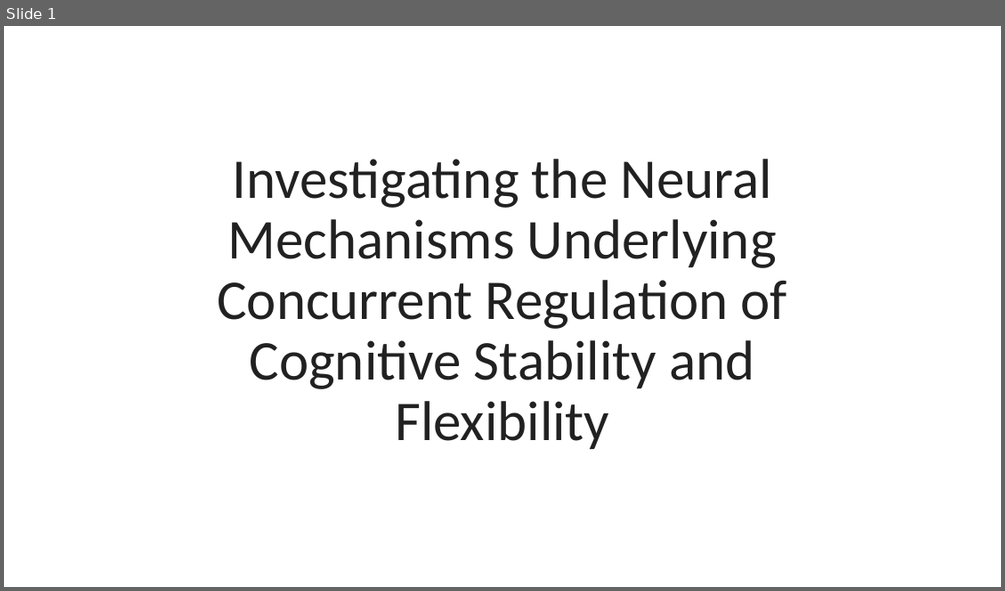
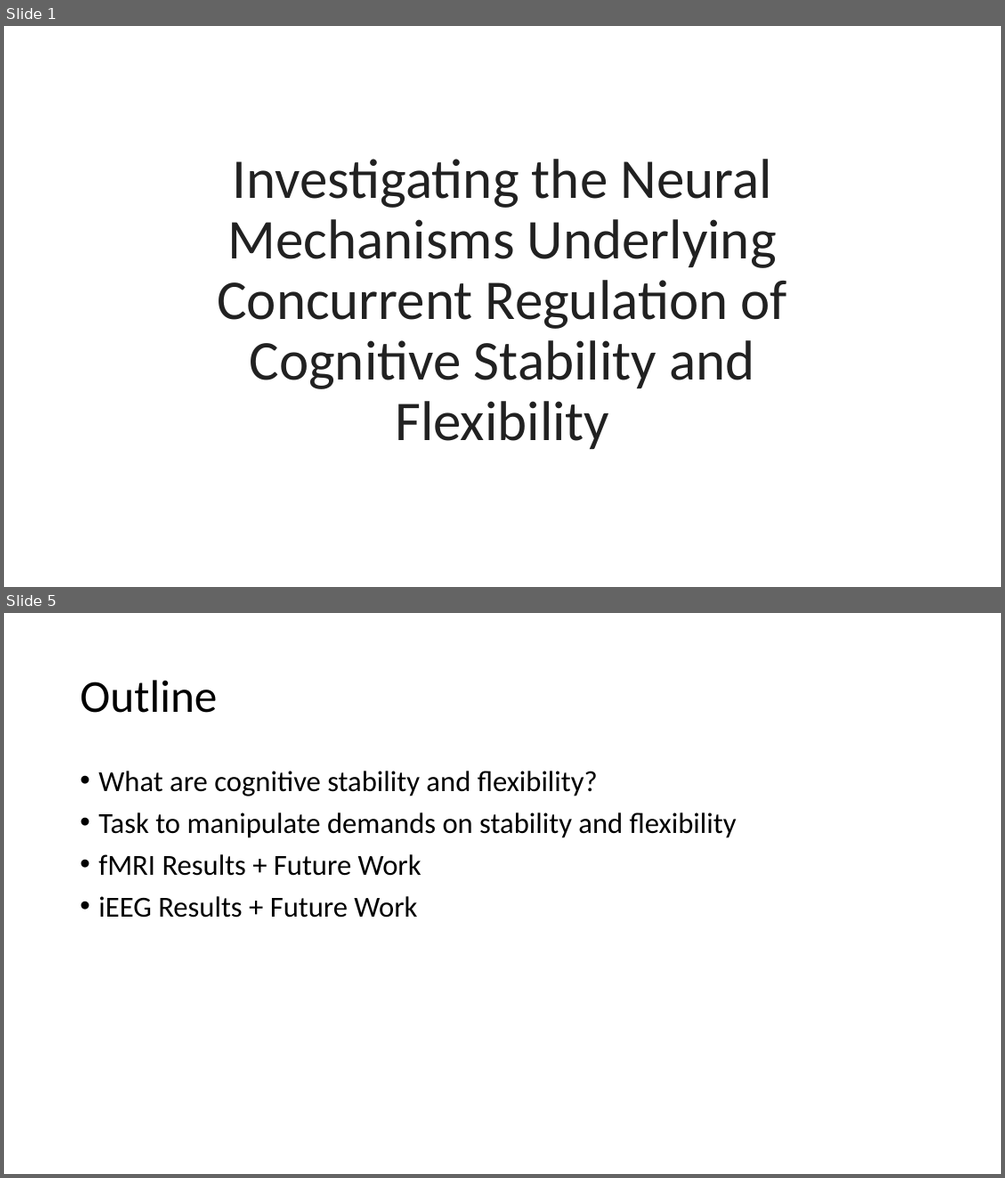
Before and after one commit to jimzhang629/third_year_talk, a slide deck: thirdYearTalk_JZ1.pptx. Shown one above the other, each under a label of ours: slide 1 before the commit, slides 1 and 5 after it; the slides between them are not shown. The pictures are 1005x591 and 1005x1178 pixels, drawn with LibreOffice and Linux fonts; fonts in the diff are those of the drawing. Boxes give left, top, right and bottom in pixels: in the first picture for what was removed or moved away, otherwise in the second. Text is boxed around its words. In the diff, an @@ line names an element or a change of style, - is before the commit and + after.

```diff
--- a/thirdYearTalk_JZ1.pptx
+++ b/thirdYearTalk_JZ1.pptx
@@ slide 5 added at [4,613,1001,1174], background #FFFFFF @@
@@ title added at [80,680,217,713], 44 pt, text #000000 @@
+Outline
@@ text added at [98,771,736,917], 28 pt, text #000000 @@
+• What are cognitive stability and flexibility?
+• Task to manipulate demands on stability and flexibility
+• fMRI Results + Future Work
+• iEEG Results + Future Work
```
Also in this commit, not shown: 5 slides changed, 8 other slides added, 2 slides removed.
